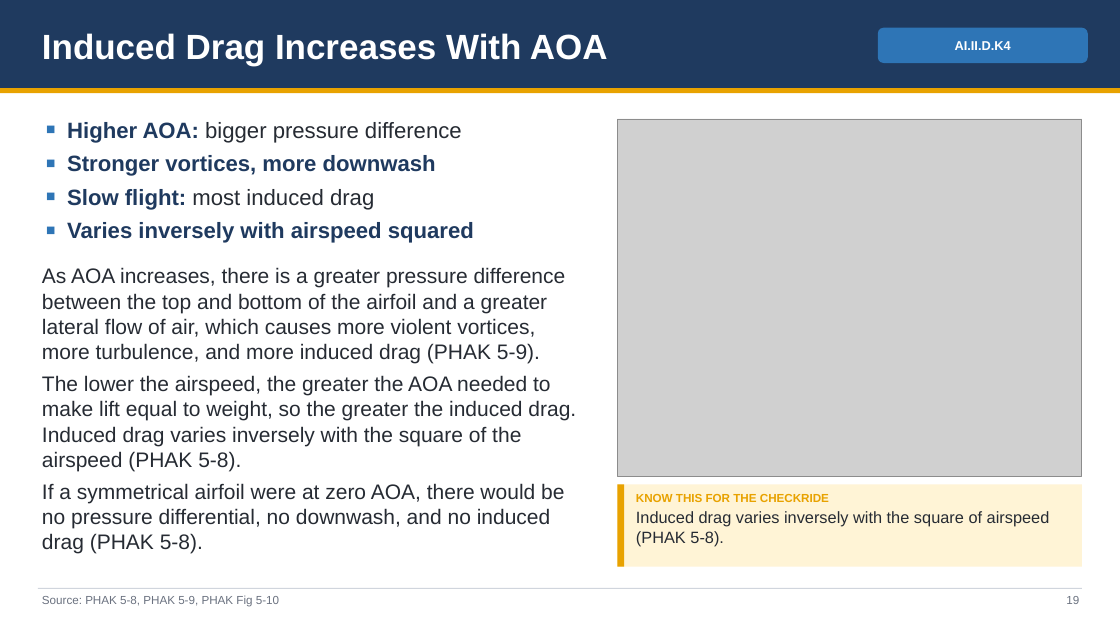
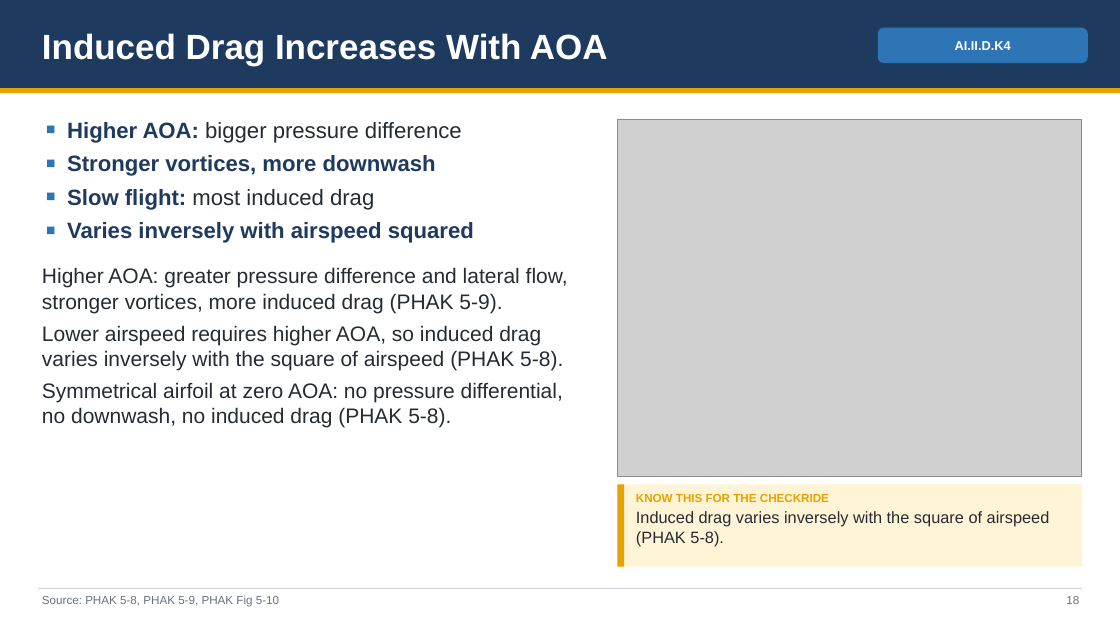
Before and after one commit to greenleeezekial1-glitch/Claude, a slide deck: slide 18 of Area II - Technical Subject Areas/II.D Principles of Flight - Slides.pptx (slide 19 before the commit). Drawn at 1120x630 pixels with LibreOffice and Linux fonts; fonts in the diff are those of the drawing; grey boxes stand for pictures. Boxes give left, top, right and bottom in pixels: in the first picture for what was removed or moved away, otherwise in the second. Text is boxed around its words. In the diff, an @@ line names an element or a change of style, - is before the commit and + after.

```diff
--- a/Area II - Technical Subject Areas/II.D Principles of Flight - Slides.pptx
+++ b/Area II - Technical Subject Areas/II.D Principles of Flight - Slides.pptx
@@ text at box(42, 267, 568, 428): text changed @@
-As AOA increases, there is a greater pressure difference between the top and bottom of the airfoil and a greater lateral flow of air, which causes more violent vortices, more turbulence, and more induced drag (PHAK 5-9).
-The lower the airspeed, the greater the AOA needed to make lift equal to weight, so the greater the induced drag. Induced drag varies inversely with the square of the airspeed (PHAK 5-8).
-If a symmetrical airfoil were at zero AOA, there would be no pressure differential, no downwash, and no induced drag (PHAK 5-8).
+Higher AOA: greater pressure difference and lateral flow, stronger vortices, more induced drag (PHAK 5-9).
+Lower airspeed requires higher AOA, so induced drag varies inversely with the square of airspeed (PHAK 5-8).
+Symmetrical airfoil at zero AOA: no pressure differential, no downwash, no induced drag (PHAK 5-8).
```
Also in this commit, not shown: 47 other slides changed, 7 slides removed, 7 other files.
